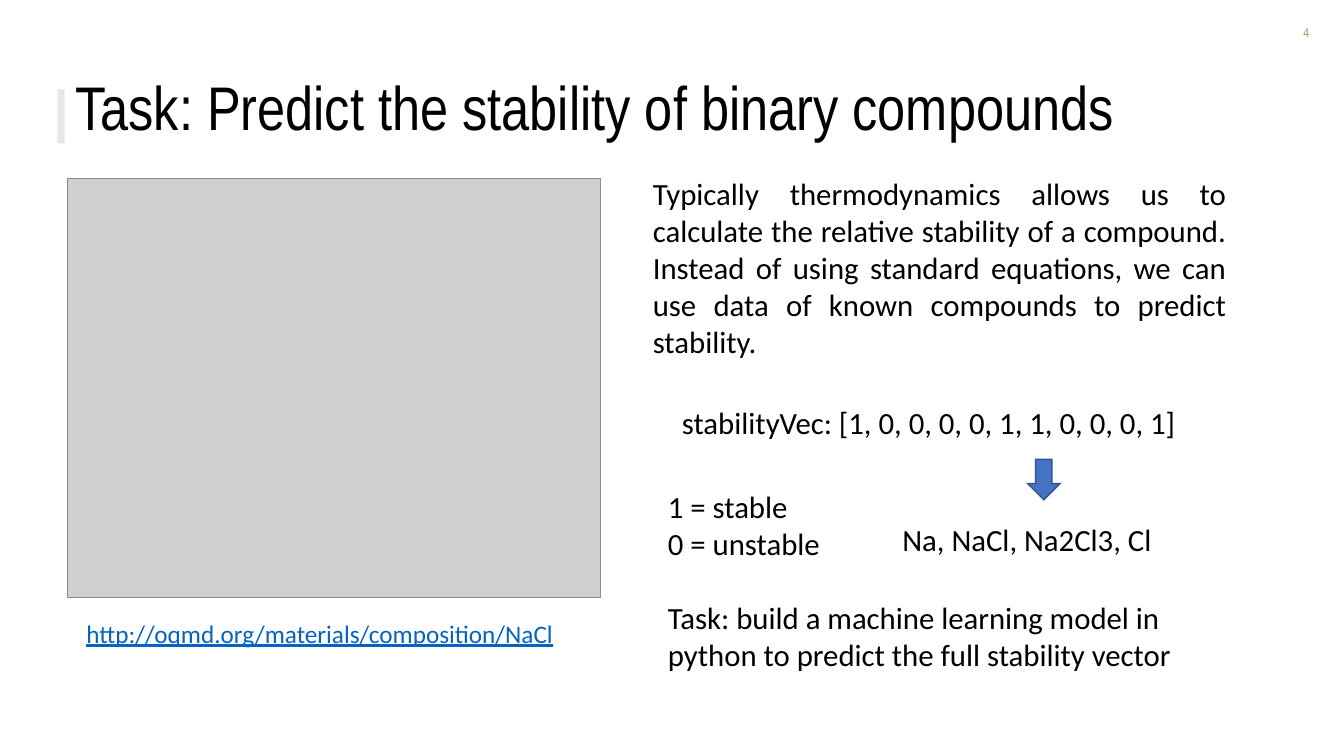
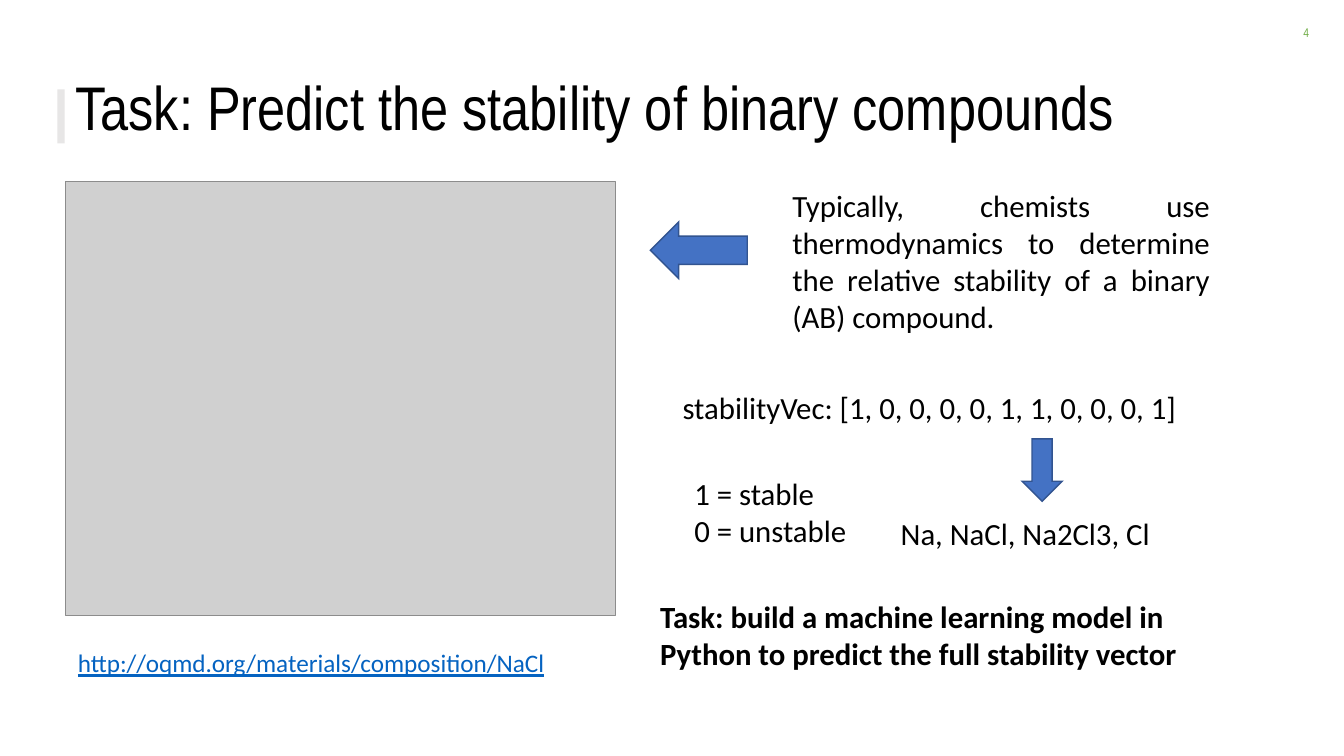
Before and after one commit to ckborg/DSE_challenge, a slide deck: slide 4 of DSE_challenge_slides.pptx. Drawn at 1344x756 pixels with LibreOffice and Linux fonts; fonts in the diff are those of the drawing; grey boxes stand for pictures; background and template pictures are left out. Boxes give left, top, right and bottom in pixels: in the first picture for what was removed or moved away, otherwise in the second. Text is boxed around its words. In the diff, an @@ line names an element or a change of style, - is before the commit and + after.

```diff
--- a/DSE_challenge_slides.pptx
+++ b/DSE_challenge_slides.pptx
@@ picture: place and size @@
-picture at (68,178,601,598)
+picture at (66,181,616,615)
@@ text at (792,195,1210,333): text changed @@
-Typically thermodynamics allows us to calculate the relative stability of a compound. Instead of using standard equations, we can use data of known compounds to predict stability.
+Typically, chemists use thermodynamics to determine the relative stability of a binary (AB) compound.
@@ right arrow added at (650,222,747,278), fill #4472C4, outline #325491 1 pt @@
@@ text "stabilityVec: [1, 0, 0, 0, ...": place and size @@
-text "stabilityVec: [1, 0, 0, 0, ..." at (682,411,1175,439)
+text "stabilityVec: [1, 0, 0, 0, ..." at (683,396,1176,424)
@@ down arrow: place and size @@
-down arrow at (1027,460,1060,500)
+down arrow at (1022,439,1063,501)
@@ text "1 = stable": place and size @@
-text "1 = stable" at (668,496,820,556)
+text "1 = stable" at (694,483,846,543)
@@ text "Na, NaCl, Na2Cl3, Cl": place and size @@
-text "Na, NaCl, Na2Cl3, Cl" at (902,529,1151,555)
+text "Na, NaCl, Na2Cl3, Cl" at (901,523,1149,549)
@@ text at (660,606,1176,670): text changed; bold on @@
-Task: build a machine learning model in python to predict the full stability vector
+Task: build a machine learning model in Python to predict the full stability vector
@@ text "http://oqmd.org/materials/composition/NaCl": place and size @@
-text "http://oqmd.org/materials/composition/NaCl" at (86,625,552,648)
+text "http://oqmd.org/materials/composition/NaCl" at (78,654,544,677)
```
Also in this commit, not shown: 6 other slides changed, 3 slides added, 5 slides removed, 1 other file.
